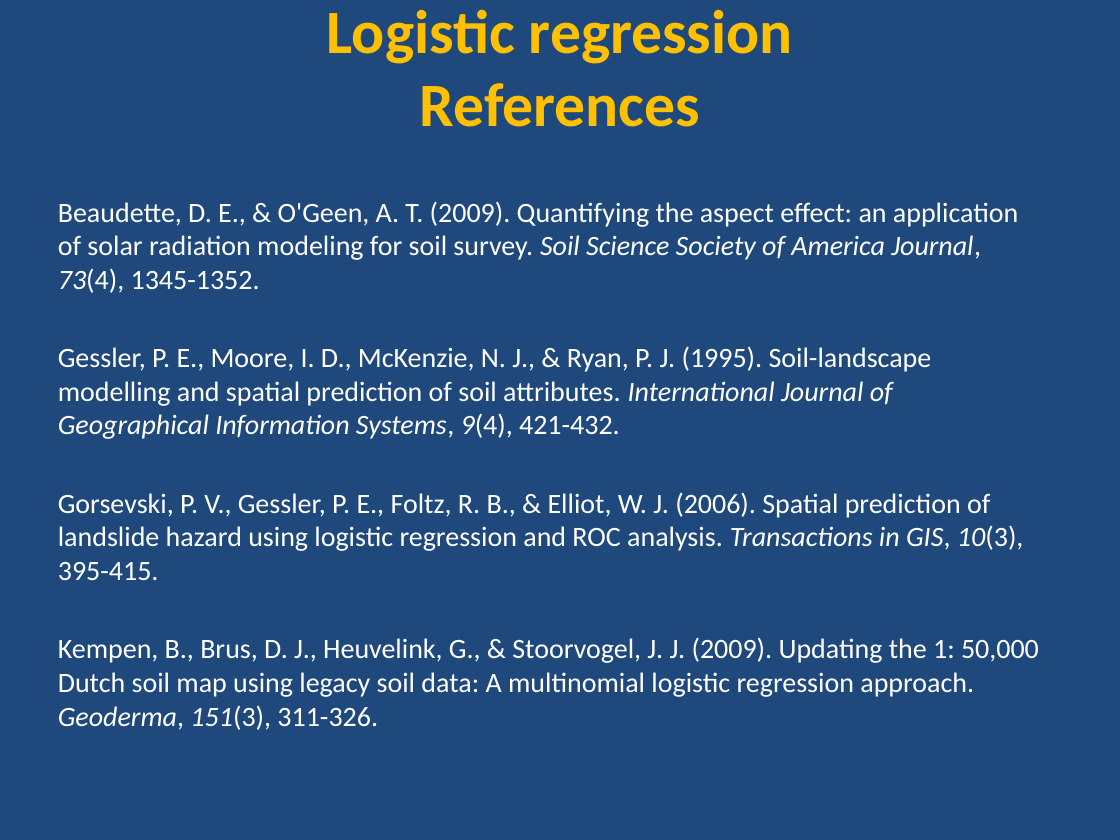
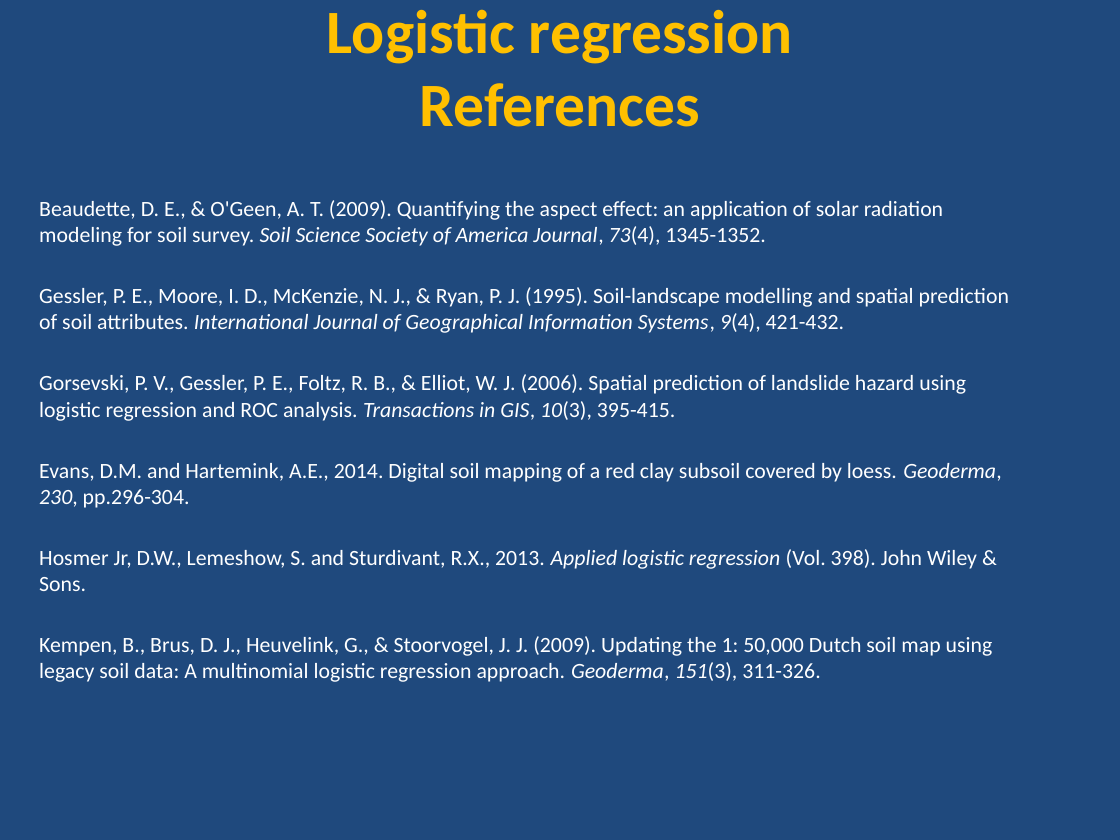
Before and after one commit to ncss-tech/stats_for_soil_survey, a slide deck: slide 15 of presentations/logistic_regression/Logistic.pptx (slide 18 before the commit). Drawn at 1120x840 pixels with LibreOffice and Linux fonts; fonts in the diff are those of the drawing. Boxes give left, top, right and bottom in pixels: in the first picture for what was removed or moved away, otherwise in the second. Text is boxed around its words. In the diff, an @@ line names an element or a change of style, - is before the commit and + after.

Commit message:
updates to logistic

```diff
--- a/presentations/logistic_regression/Logistic.pptx
+++ b/presentations/logistic_regression/Logistic.pptx
@@ text "Beaudette, D. E., & O'Geen, ...": place and size @@
-text "Beaudette, D. E., & O'Geen, ..." at [58,201,1039,730]
+text "Beaudette, D. E., & O'Geen, ..." at [39,200,1009,682]
@@ text at [39,200,1009,682]: size 18 to 14 pt in "Beaudette, D. E., & O'Geen, A. T. ...", "Gessler, P. E., Moore, I. D., McKenzie, ...", "Gorsevski, P. V., Gessler, P. E., Foltz, ...", "Kempen, B., Brus, D. J., Heuvelink, G., ..." @@
@@ text at [39,463,1002,591]: paragraphs added @@
+Evans, D.M. and Hartemink, A.E., 2014. Digital soil mapping of a red clay subsoil covered by loess. Geoderma, 230, pp.296-304.
+Hosmer Jr, D.W., Lemeshow, S. and Sturdivant, R.X., 2013. Applied logistic regression (Vol. 398). John Wiley & Sons.
```
Also in this commit, not shown: 16 other slides changed, 12 slides added, 1 other file.
